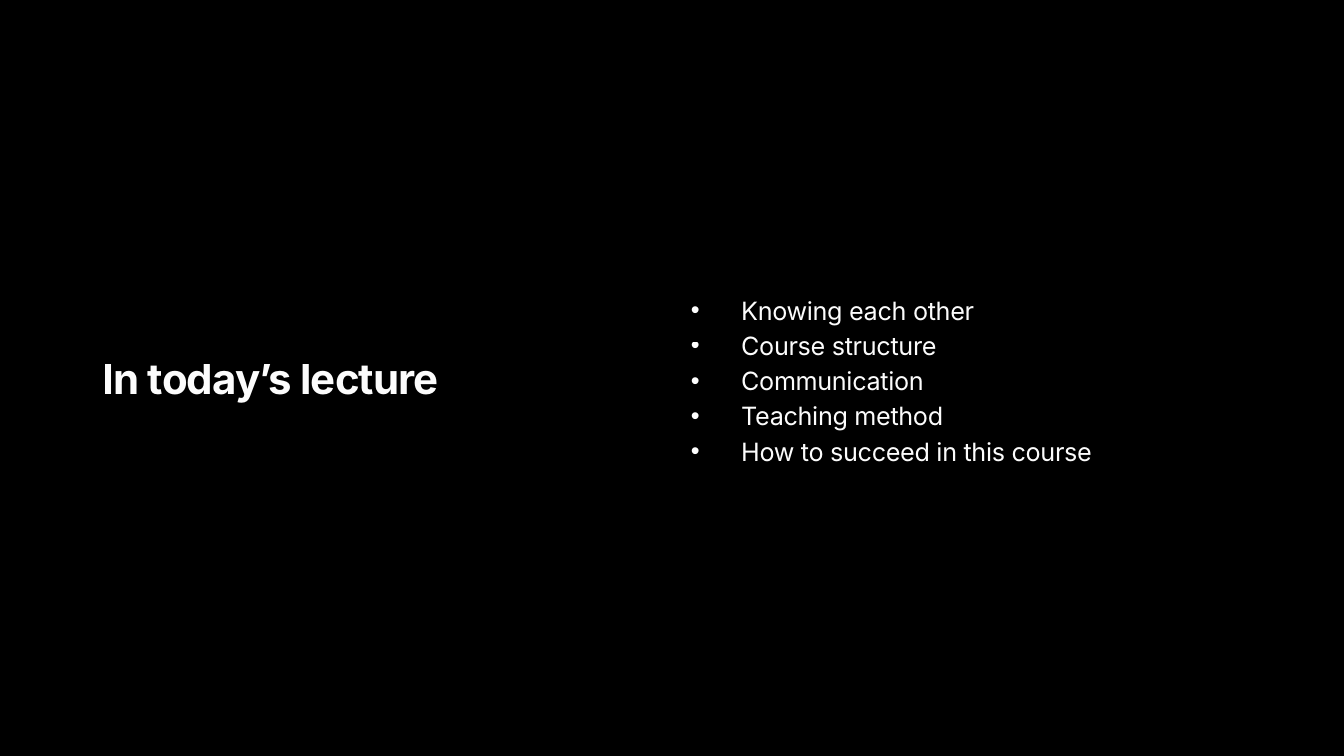
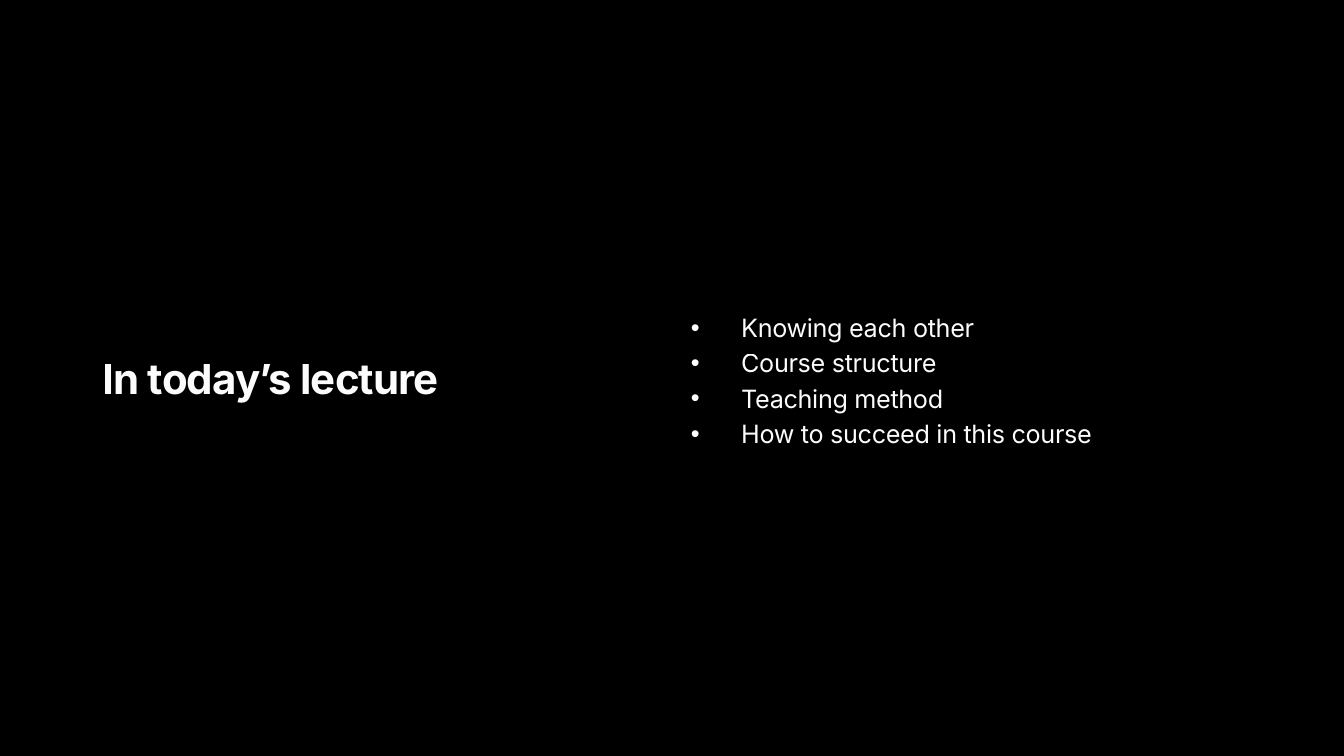
Before and after one commit to gamedevkfupm/swe402, a slide deck: slide 5 of course slides/ppt/Lec 1_ Introduction.pptx (slide 4 before the commit). Drawn at 1344x756 pixels with LibreOffice and Linux fonts; fonts in the diff are those of the drawing. Boxes give left, top, right and bottom in pixels: in the first picture for what was removed or moved away, otherwise in the second. Text is boxed around its words. In the diff, an @@ line names an element or a change of style, - is before the commit and + after.

```diff
--- a/course slides/ppt/Lec 1_ Introduction.pptx
+++ b/course slides/ppt/Lec 1_ Introduction.pptx
@@ text at (741, 371, 924, 391): paragraph removed @@
-• Communication
```
Also in this commit, not shown: 1 other slide changed, 2 slides added.
